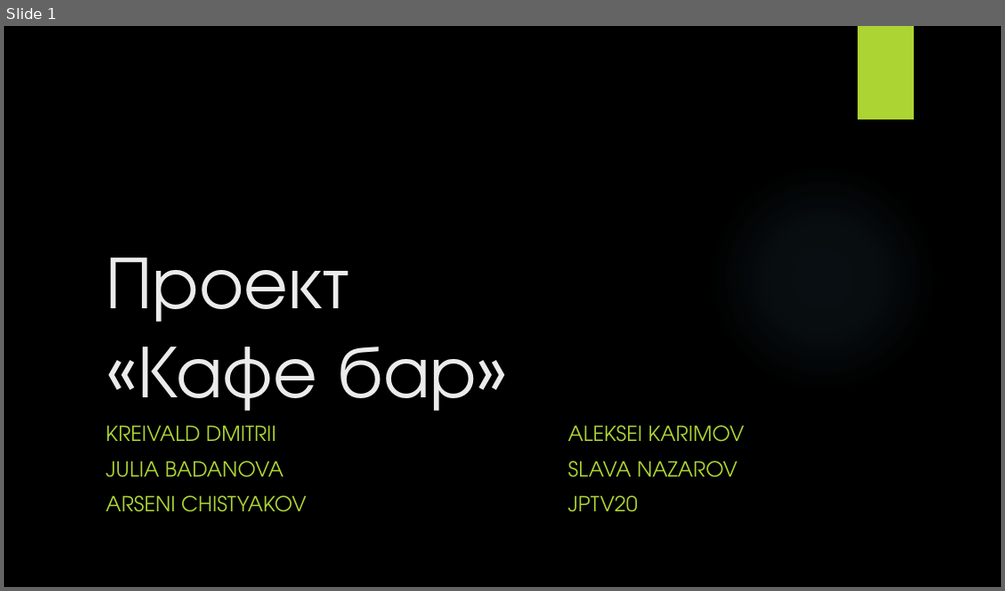
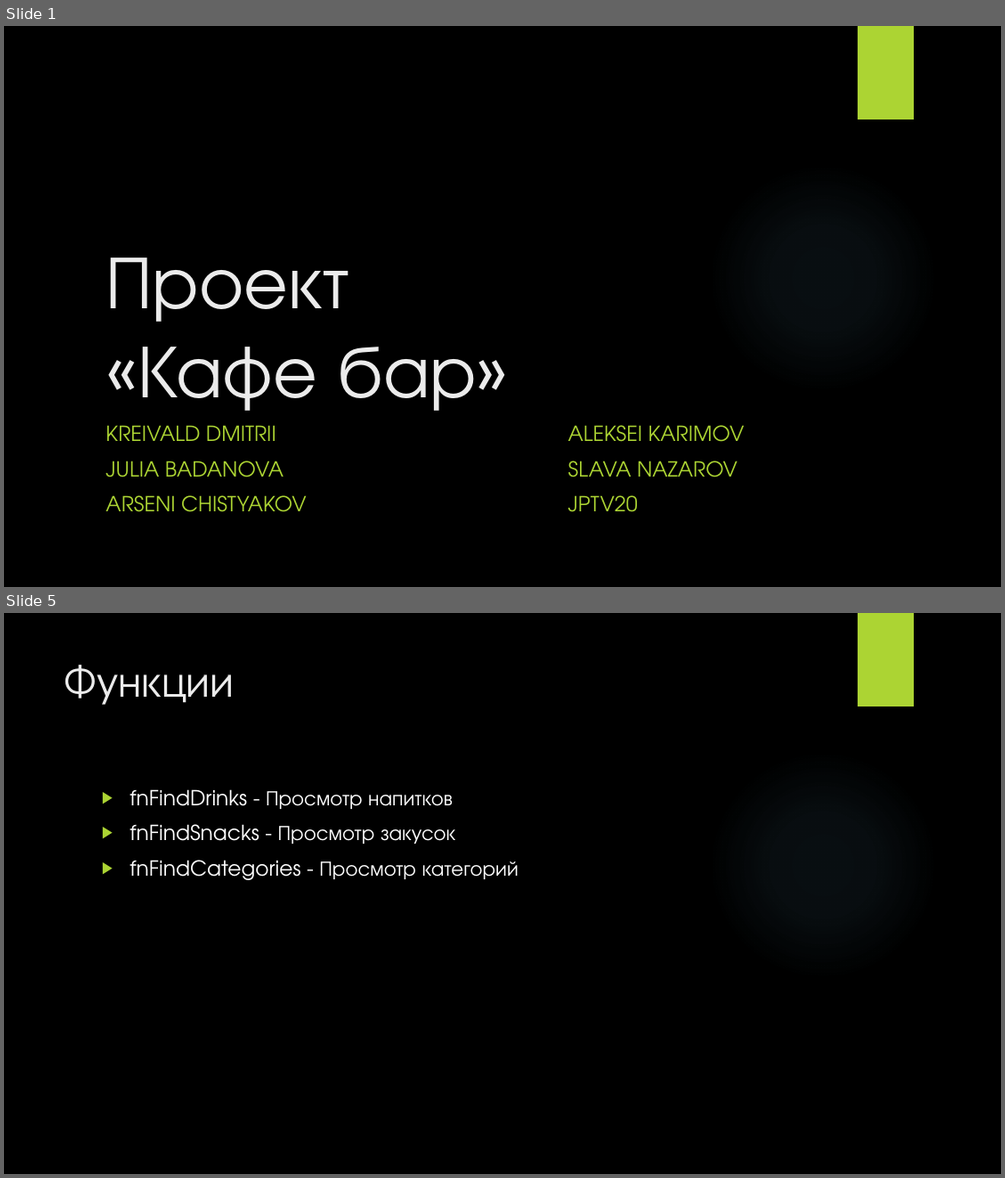
Before and after one commit to DJDims/Cafe-bar-project, a slide deck: Final boss.pptx. Shown one above the other, each under a label of ours: slide 1 before the commit, slides 1 and 5 after it; the slides between them are not shown. The pictures are 1005x591 and 1005x1178 pixels, drawn with LibreOffice and Linux fonts; fonts in the diff are those of the drawing; background and template pictures are left out. Boxes give left, top, right and bottom in pixels: in the first picture for what was removed or moved away, otherwise in the second. Text is boxed around its words. In the diff, an @@ line names an element or a change of style, - is before the commit and + after.

```diff
--- a/Final boss.pptx
+++ b/Final boss.pptx
@@ slide 5 added at bbox=[4, 613, 1001, 1174], background picture (left out); not listed: 2 template elements that a slide beside it also shows @@
@@ title added at bbox=[65, 665, 235, 705], 42 pt, text #EBEBEB @@
+Функции
@@ text added at bbox=[129, 789, 518, 880], 20 pt, text #FFFFFF @@
+▶ fnFindDrinks - Просмотр напитков
+▶ fnFindSnacks - Просмотр закусок
+▶ fnFindCategories - Просмотр категорий
```
Also in this commit, not shown: 7 slides changed, 2 other slides added, 1 slide removed, 13 other files.
